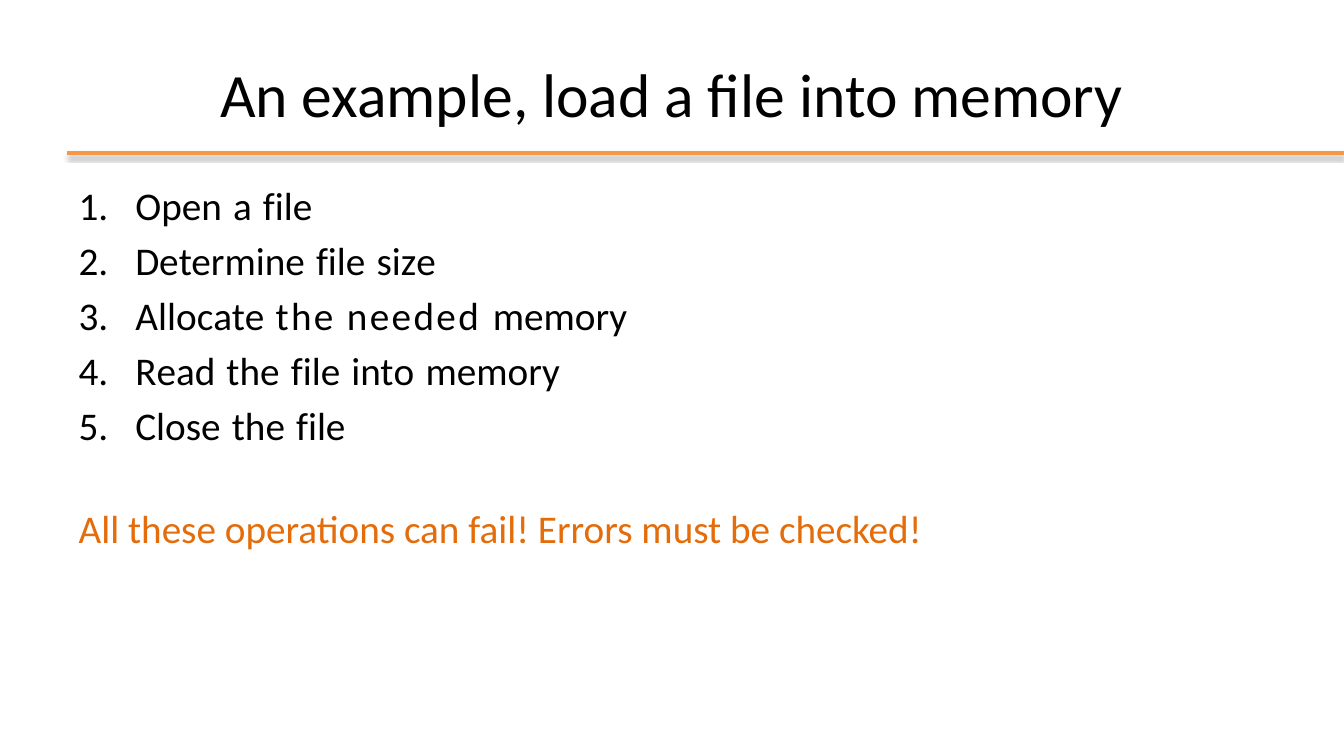
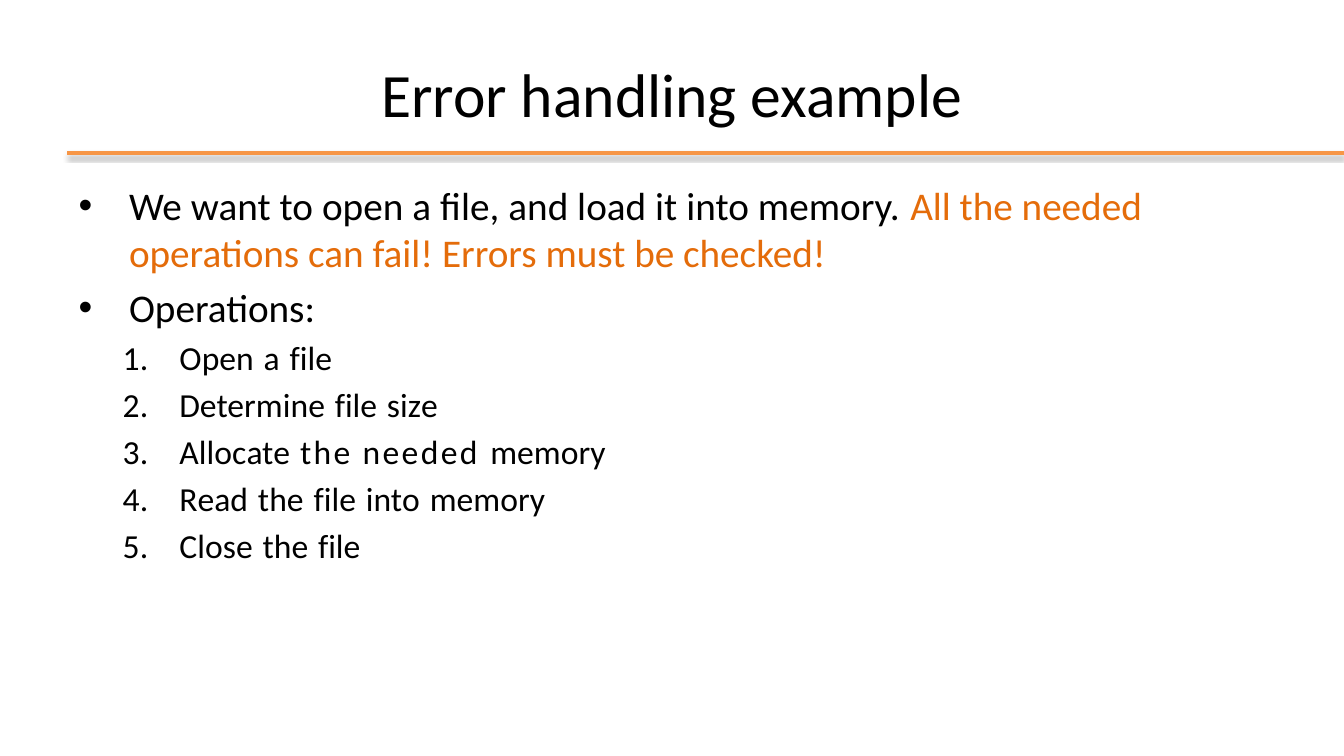
Before and after one commit to plctechnician/ooprogramming, a slide deck: slide 5 of java/slides/ppt/07 - Java Exceptions.pptx (slide 4 before the commit). Drawn at 1344x756 pixels with LibreOffice and Linux fonts; fonts in the diff are those of the drawing; background and template pictures are left out. Boxes give left, top, right and bottom in pixels: in the first picture for what was removed or moved away, otherwise in the second. Text is boxed around its words. In the diff, an @@ line names an element or a change of style, - is before the commit and + after.

```diff
--- a/java/slides/ppt/07 - Java Exceptions.pptx
+++ b/java/slides/ppt/07 - Java Exceptions.pptx
@@ title at bbox=[381, 74, 962, 128]: text changed @@
-An example, load a file into memory
+Error handling example
@@ text at bbox=[129, 192, 1142, 329]: paragraphs added @@
+• We want to open a file, and load it into memory. All the needed operations can fail! Errors must be checked!
+• Operations:
@@ text at bbox=[179, 346, 605, 559]: size 28 to 24 pt in "Open a file", "Determine file size", "Allocate the needed memory", "Read the file into memory" and 1 more places; list level 1 to 2 in "Open a file"; list level 1 to 2 in "Determine file size"; list level 1 to 2 in "Allocate the needed memory"; list level 1 to 2 in "Read the file into memory"; list level 1 to 2 in "Close the file" @@
@@ text at bbox=[79, 515, 921, 550]: paragraph removed @@
-All these operations can fail! Errors must be checked!
```
Also in this commit, not shown: 10 other slides changed, 4 slides removed, 1 other file.
